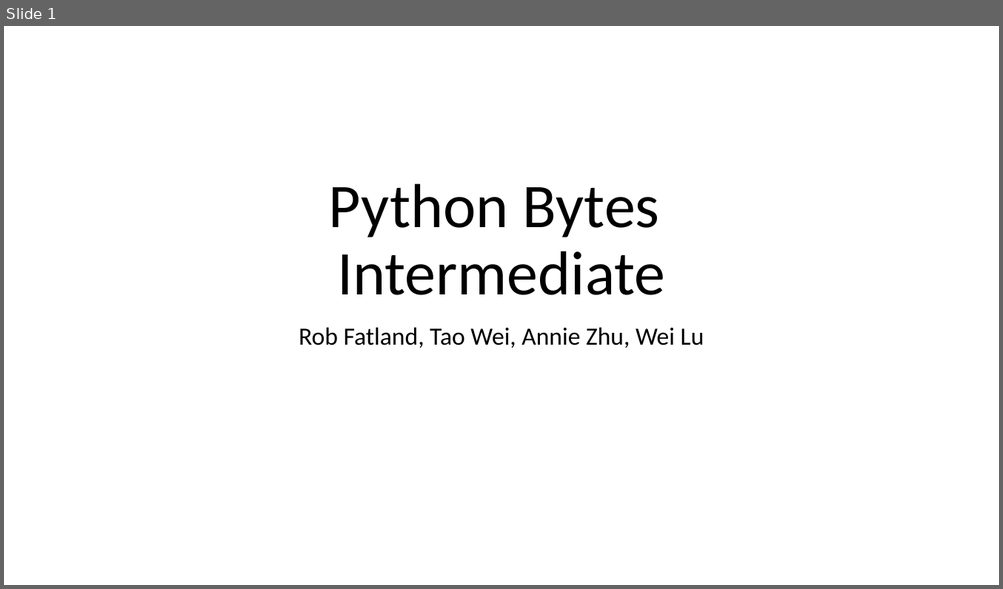
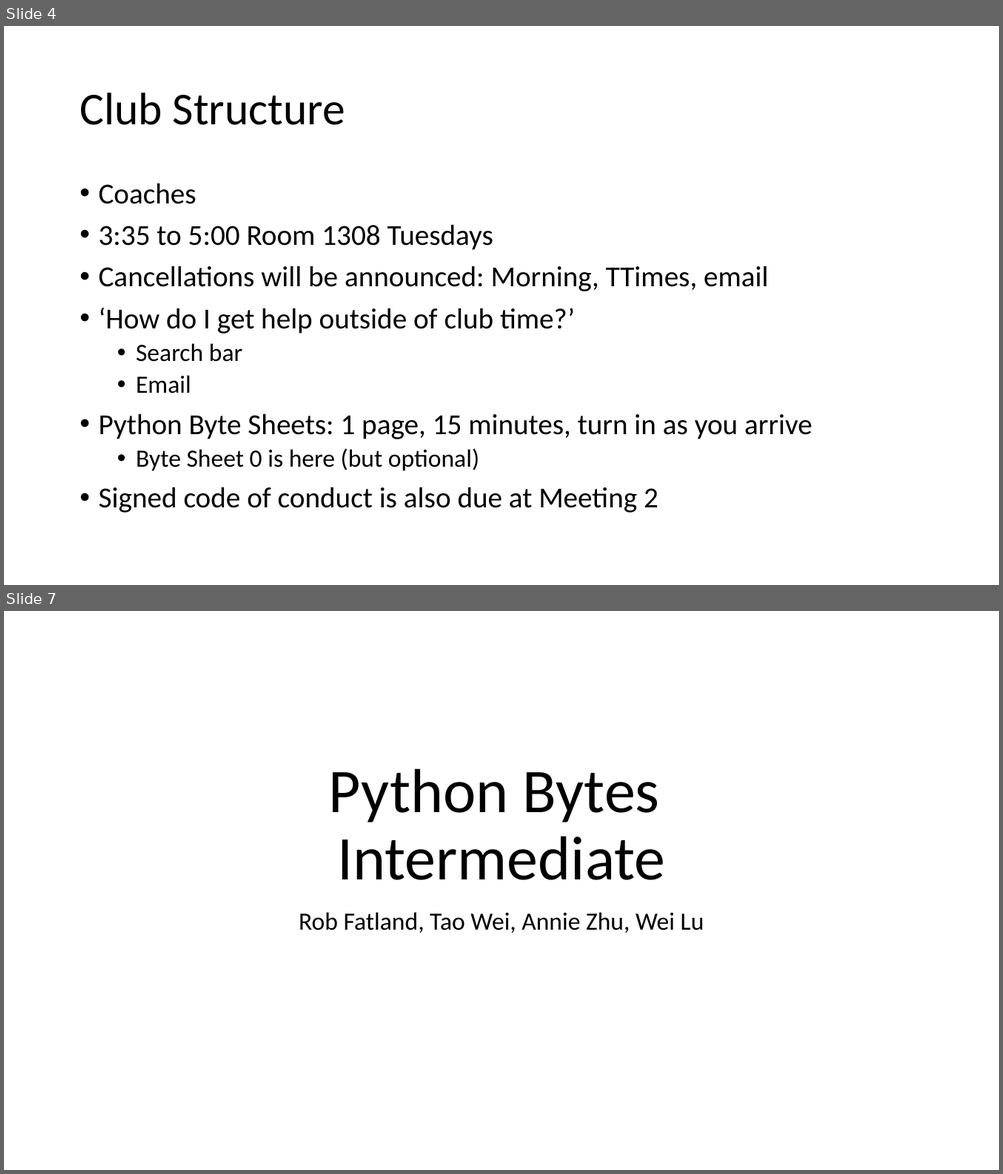
Before and after one commit to shreystechtips/pythonbytes, a slide deck: presentations/python bytes intermediate.pptx. Shown one above the other, each under a label of ours: slide 1 before the commit, slides 4 and 7 after it; the slides between them are not shown. The pictures are 1003x589 and 1003x1174 pixels, drawn with LibreOffice and Linux fonts; fonts in the diff are those of the drawing. Boxes give left, top, right and bottom in pixels: in the first picture for what was removed or moved away, otherwise in the second. Text is boxed around its words. In the diff, an @@ line names an element or a change of style, - is before the commit and + after.

```diff
--- a/presentations/python bytes intermediate.pptx
+++ b/presentations/python bytes intermediate.pptx
@@ slide 4 added at <box>4,26,999,585</box>, background #FFFFFF @@
@@ title added at <box>79,93,345,125</box>, 44 pt, text #000000 @@
+Club Structure
@@ text added at <box>99,183,812,513</box>, 28 pt, text #000000 @@
+• Coaches
+• 3:35 to 5:00 Room 1308 Tuesdays
+• Cancellations will be announced: Morning, TTimes, email
+• ‘How do I get help outside of club time?’
+  • Search bar
+  • Email
+• Python Byte Sheets: 1 page, 15 minutes, turn in as you arrive
+  • Byte Sheet 0 is here (but optional)
+• Signed code of conduct is also due at Meeting 2
@@ what was slide 1 is now slide 7 @@
```
Also in this commit, not shown: 2 slides changed, 5 other slides added, 9 other files.
